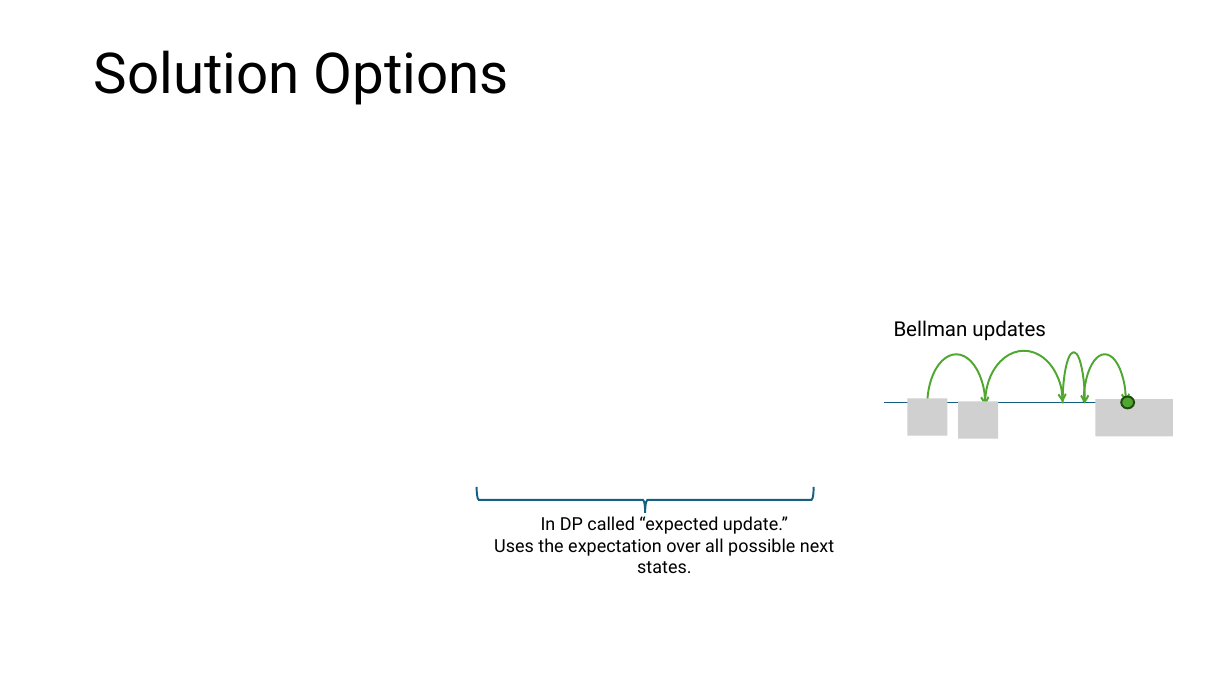
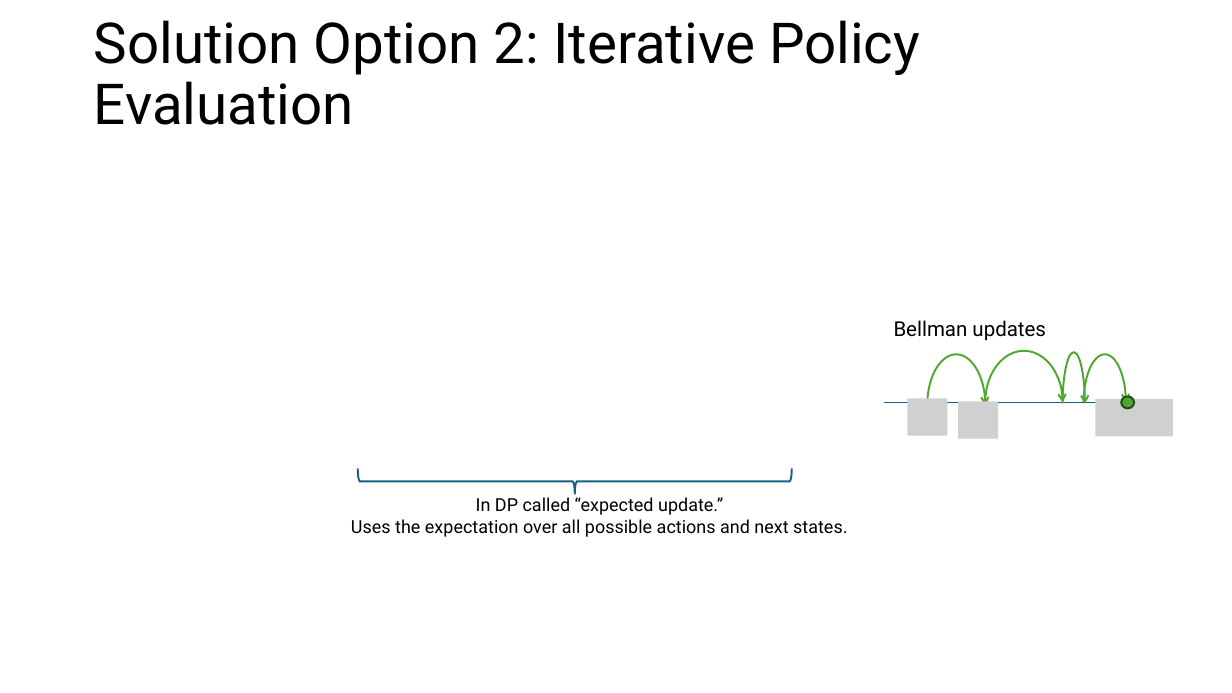
Before and after one commit to mhahsler/Introduction_to_Reinforcement_Learning, a slide deck: slide 9 of slides/Lecture_Chapter04.pptx (slide 8 before the commit). Drawn at 1232x693 pixels with LibreOffice and Linux fonts; fonts in the diff are those of the drawing; grey boxes stand for pictures. Boxes give left, top, right and bottom in pixels: in the first picture for what was removed or moved away, otherwise in the second. Text is boxed around its words. In the diff, an @@ line names an element or a change of style, - is before the commit and + after.

```diff
--- a/slides/Lecture_Chapter04.pptx
+++ b/slides/Lecture_Chapter04.pptx
@@ title at bbox=[94, 20, 920, 125]: text changed @@
-Solution Options
+Solution Option 2: Iterative Policy Evaluation
@@ right brace: place and size @@
-right brace at bbox=[476, 488, 814, 513]
+right brace at bbox=[358, 469, 792, 494]
@@ text at bbox=[351, 497, 847, 537]: text changed @@
-In DP called “expected update.”
-Uses the expectation over all possible next states.
+In DP called “expected update.”
+Uses the expectation over all possible actions and next states.
```
Also in this commit, not shown: 4 other slides changed, 2 slides added, 3 other files.
